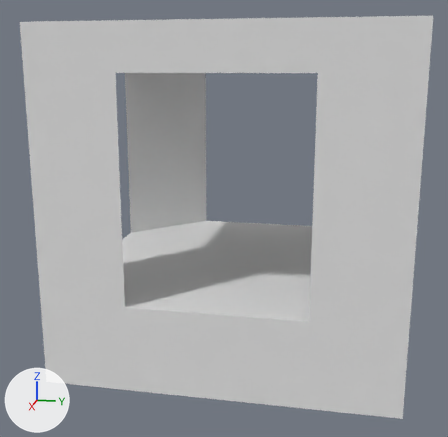
A saved change to the Blender file Assets/Models/tunnelIntersection.blend.
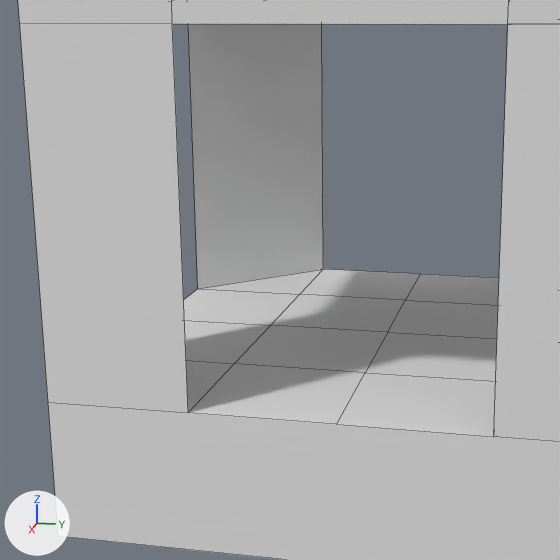
Each version is shown whole from a 50 mm camera at (16.09, 2.63, 7.13) aimed at (0.31, -0.53, 3.19), then close up on the part from 3% to 78% of the width and 13% to 91% of the height. Arrows for +X, +Y and +Z are at lower left; the lights stay in place. The close-ups show mesh edges as thin lines.

The older version as bpy lines, for what is in view:
```python
me_cube = bpy.data.meshes.new('Cube')
me_cube.from_pydata(...)  # 61 vertices, 63 faces; spans x -1.04..1.04, y -1.04..1.04, z -0.25..1.84
me_cube.materials.append(mat_material)  # its picture is missing
ob_cube = bpy.data.objects.new('Cube', me_cube)
ob_cube.location = (0.0, 0.0, 0.94)
ob_cube.scale = (3.84, 3.84, 3.84)
```
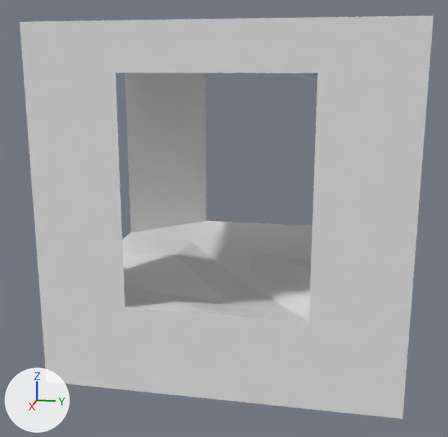
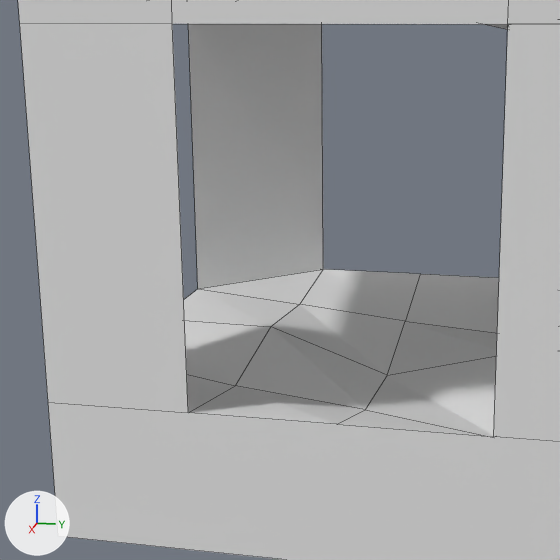
What changed in the scene script:
```text
Change me_cube:
    where me_cube.from_pydata(...)  # 61 vertices, 63 faces; spans x -1.04..1.04, y -1.04..1.04, z -0.25..1.84
    used by ob_cube; location = (0.0, 0.0, 0.94); scale = (3.84, 3.84, 3.84)
    me_cube part 1
    me_cube.vertices[12].co: (0.0, 0.0, 0.28) -> (0.0, 0.0, 0.08)  # pixel (387, 332) -> pixel (387, 375)
    me_cube.vertices[21].co: (0.0, -0.52, 0.28) -> (0.0, -0.52, 0.27)  # pixel (270, 325) -> pixel (270, 326)
    me_cube.vertices[22].co: (0.0, 0.52, 0.28) -> (0.0, 0.52, 0.21)
    me_cube.vertices[23].co: (0.52, 0.0, 0.28) -> (0.52, 0.0, 0.12)  # pixel (365, 372) -> pixel (365, 409)
    me_cube.vertices[24].co: (-0.52, 0.0, 0.28) -> (-0.52, 0.0, 0.17)  # pixel (405, 300) -> pixel (405, 321)
    me_cube.vertices[25].co: (-0.52, 0.52, 0.28) -> (-0.52, 0.52, 0.13)
    me_cube.vertices[26].co: (0.52, 0.52, 0.28) -> (0.52, 0.52, 0.05)
    me_cube.vertices[27].co: (0.52, -0.52, 0.28) -> (0.52, -0.52, 0.18)  # pixel (234, 363) -> pixel (235, 385)
    me_cube.vertices[28].co: (-0.52, -0.52, 0.28) -> (-0.52, -0.52, 0.23)  # pixel (299, 294) -> pixel (299, 304)
    me_cube part 2
    me_cube.vertices[42].co: (0.5, 0.5, 1.7) -> (0.5, 0.5, 1.55)
    me_cube.vertices[43].co: (0.5, -0.5, 1.71) -> (0.5, -0.5, 1.76)
    me_cube.vertices[44].co: (-0.5, -0.5, 1.7) -> (-0.5, -0.5, 1.77)
```

Pixel boxes [x1, y1, x2, y2] of what changed, in the close-ups (560 x 560 px; the box of a moved part takes in the faces that stretch with it):
part 1 of me_cube, moved or reshaped: [184, 269, 499, 437] in both
part 2 of me_cube, moved or reshaped (not visible before): after [484, 24, 508, 30]
